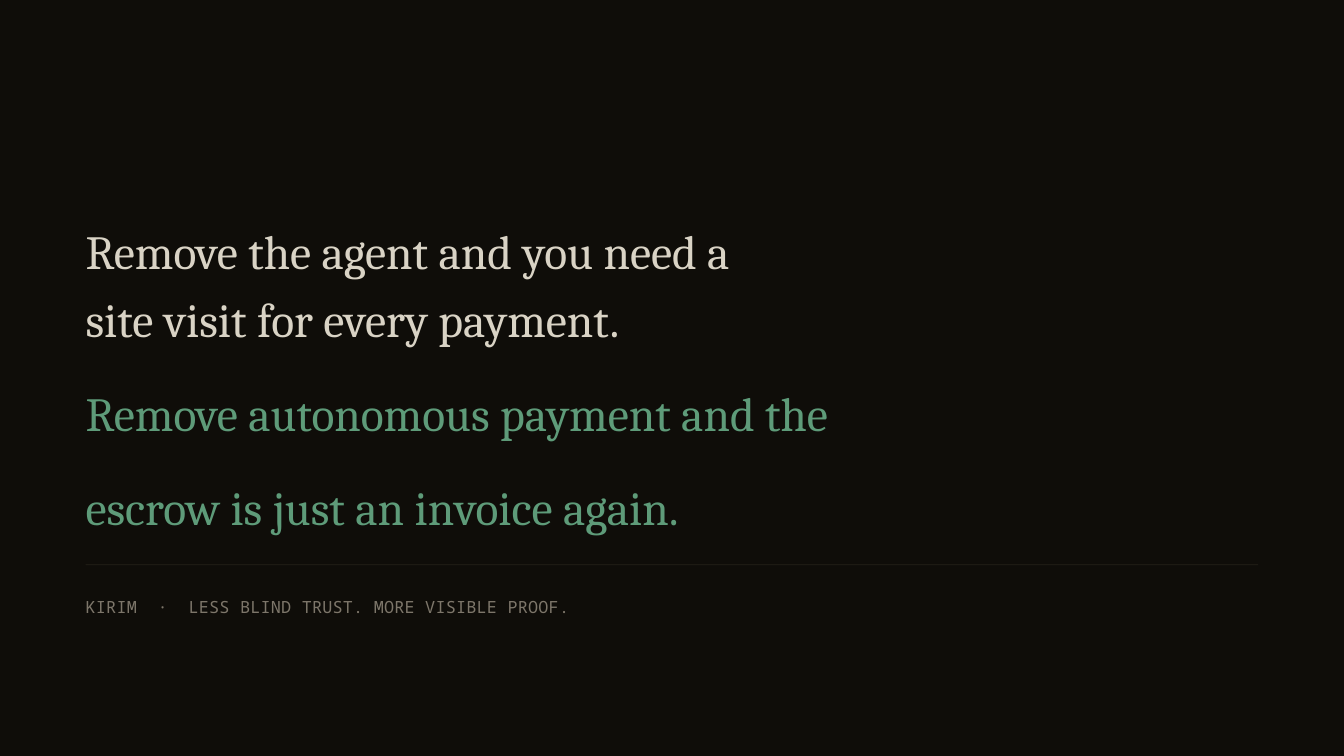
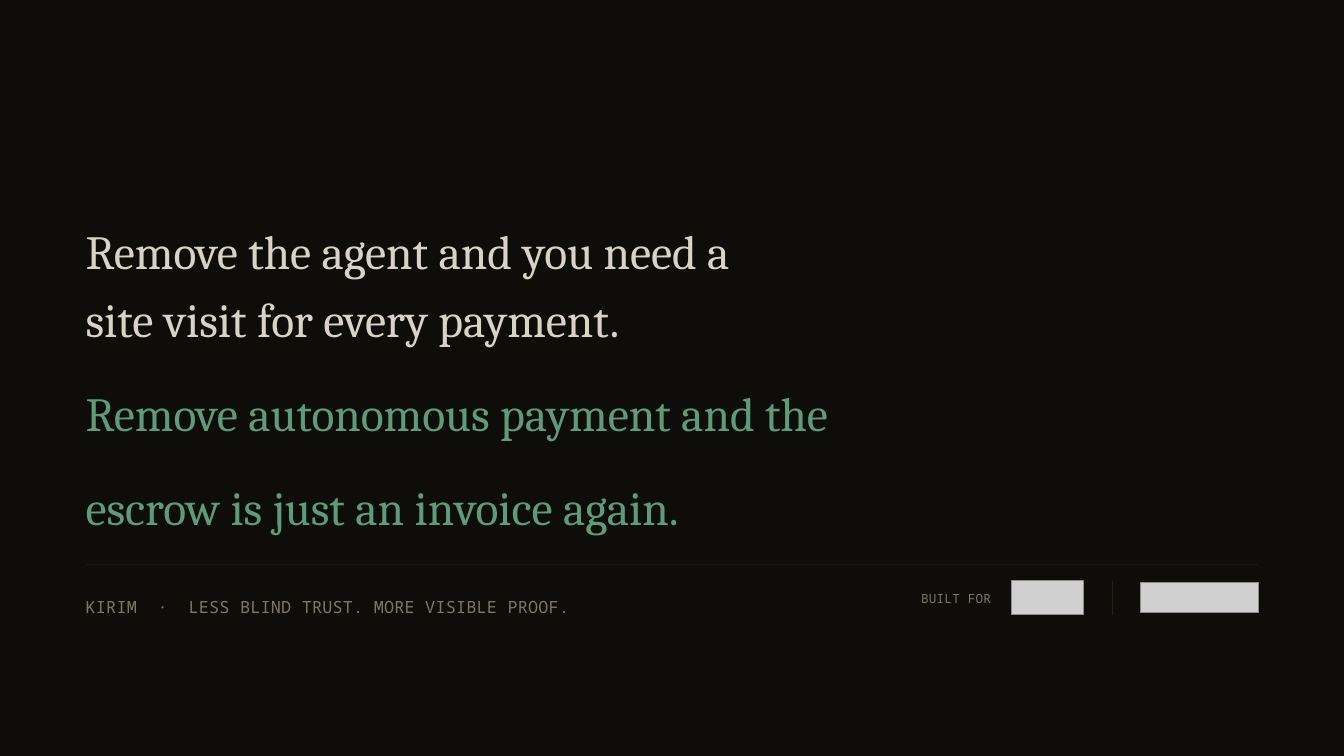
Before and after one commit to likalight/kirim, a slide deck: slide 14 of deck/KIRIM-pitch-deck.pptx. Drawn at 1344x756 pixels with LibreOffice and Linux fonts; fonts in the diff are those of the drawing; grey boxes stand for pictures. Boxes give left, top, right and bottom in pixels: in the first picture for what was removed or moved away, otherwise in the second. Text is boxed around its words. In the diff, an @@ line names an element or a change of style, - is before the commit and + after.

```diff
--- a/deck/KIRIM-pitch-deck.pptx
+++ b/deck/KIRIM-pitch-deck.pptx
@@ text added at (x1=921, y1=594, x2=991, y2=603), 9 pt, text #7D766A @@
+BUILT FOR
@@ picture added at (x1=1011, y1=581, x2=1084, y2=615) @@
@@ rectangle added at (x1=1112, y1=581, x2=1113, y2=615), fill #262119 @@
@@ picture added at (x1=1140, y1=583, x2=1258, y2=613) @@
```
Also in this commit, not shown: 1 other slide changed, 7 other files.
